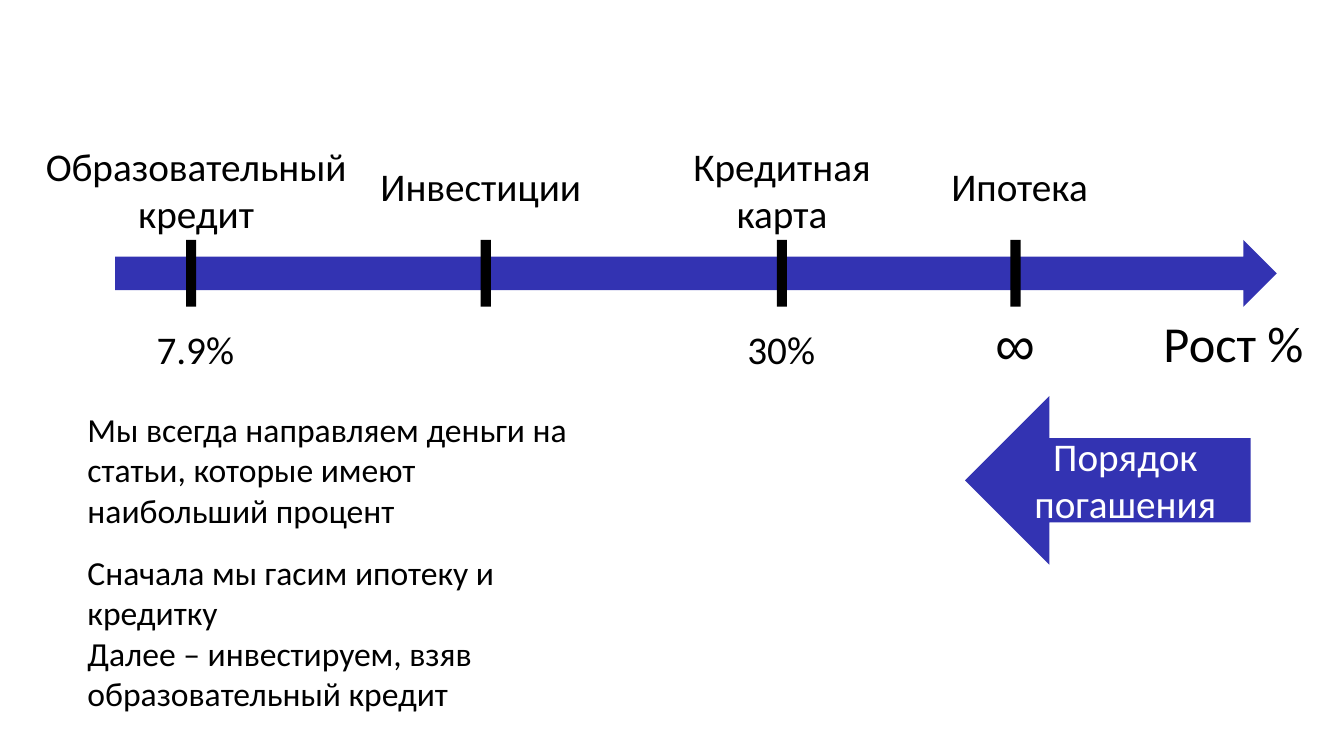
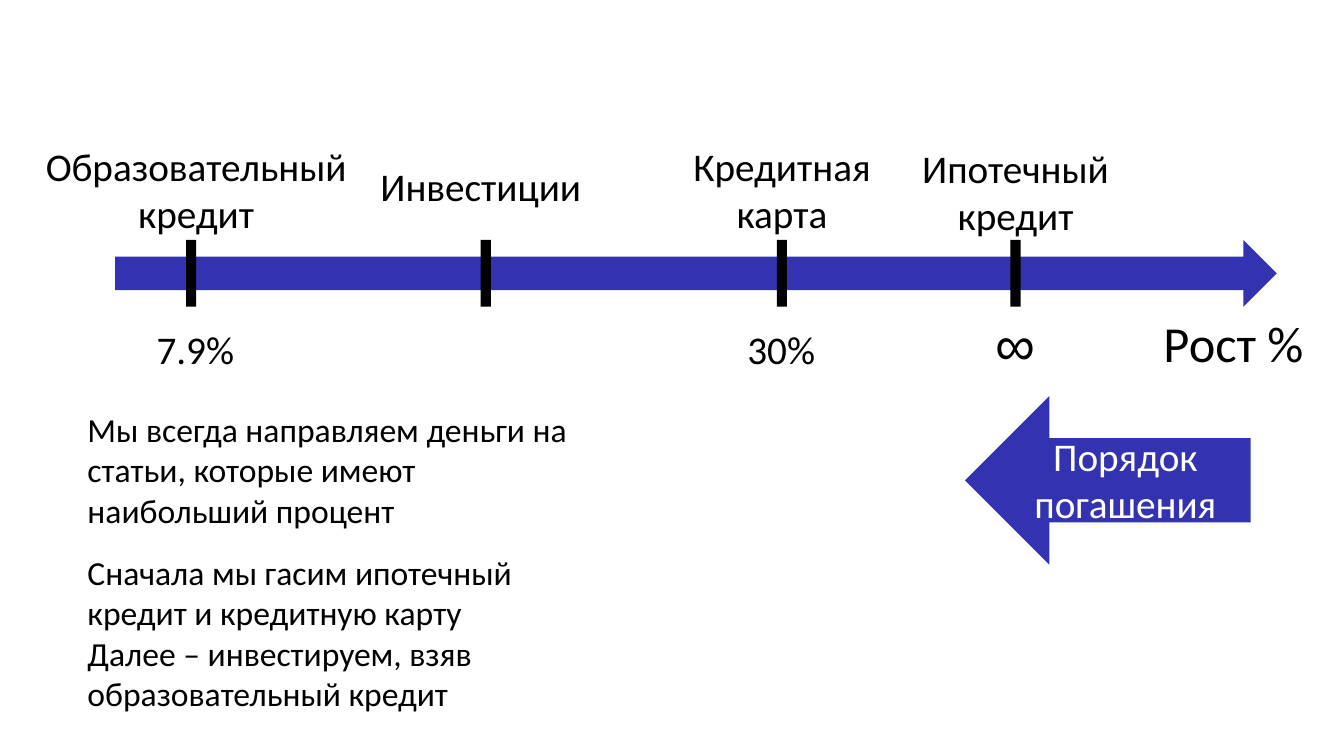
Before and after one commit to justniks/case_finance, a slide deck: slide 1 of финансы_преза.pptx. Drawn at 1344x756 pixels with LibreOffice and Linux fonts; fonts in the diff are those of the drawing. Boxes give left, top, right and bottom in pixels: in the first picture for what was removed or moved away, otherwise in the second. Text is boxed around its words. In the diff, an @@ line names an element or a change of style, - is before the commit and + after.

Commit message:
new slides

```diff
--- a/финансы_преза.pptx
+++ b/финансы_преза.pptx
@@ text at [922, 156, 1109, 237]: text changed @@
-Ипотека
+Ипотечный кредит
@@ text at [87, 562, 512, 631]: text changed @@
-Сначала мы гасим ипотеку и кредитку
+Сначала мы гасим ипотечный кредит и кредитную карту
```
Also in this commit, not shown: 2 slides added, 2 other files.
